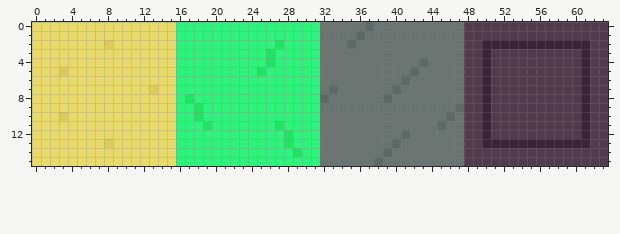
Pixel-art file -- Assets/_CraftGame/Content/Art/Tiles/Barrier Tile/Barrier Tile.aseprite. This is how it looked before the edit.
64x16 pixels, 1 frame.
After the commit:
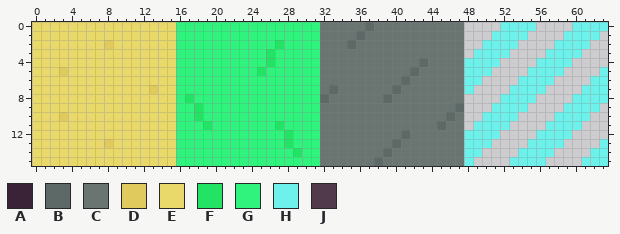
Palette (. is transparent): A #3a2336  B #5d6966  C #6a7572  D #e0ca5d  E #e9d96a  F #22e363  G #2ff37d  H #6df1ea  J #523a4d
Change:
Changed rows in their new state; - is an unchanged pixel.
first column x 48:
 0 ....HHHH....HHHH
 1 ...HHHH....HHHH.
 2 ..HHHH....HHHH..
 3 .HHHH....HHHH...
 4 HHHH....HHHH....
 5 HHH....HHHH....H
 6 HH....HHHH....HH
 7 H....HHHH....HHH
 8 ....HHHH....HHHH
 9 ...HHHH....HHHH.
10 ..HHHH....HHHH..
11 .HHHH....HHHH...
12 HHHH....HHHH....
13 HHH....HHHH....H
14 HH....HHHH....HH
15 H....HHHH....HHH
Changed places in both pictures, as pixel boxes (x1, y1, x2, y2):
changed: (464, 22, 608, 166)
